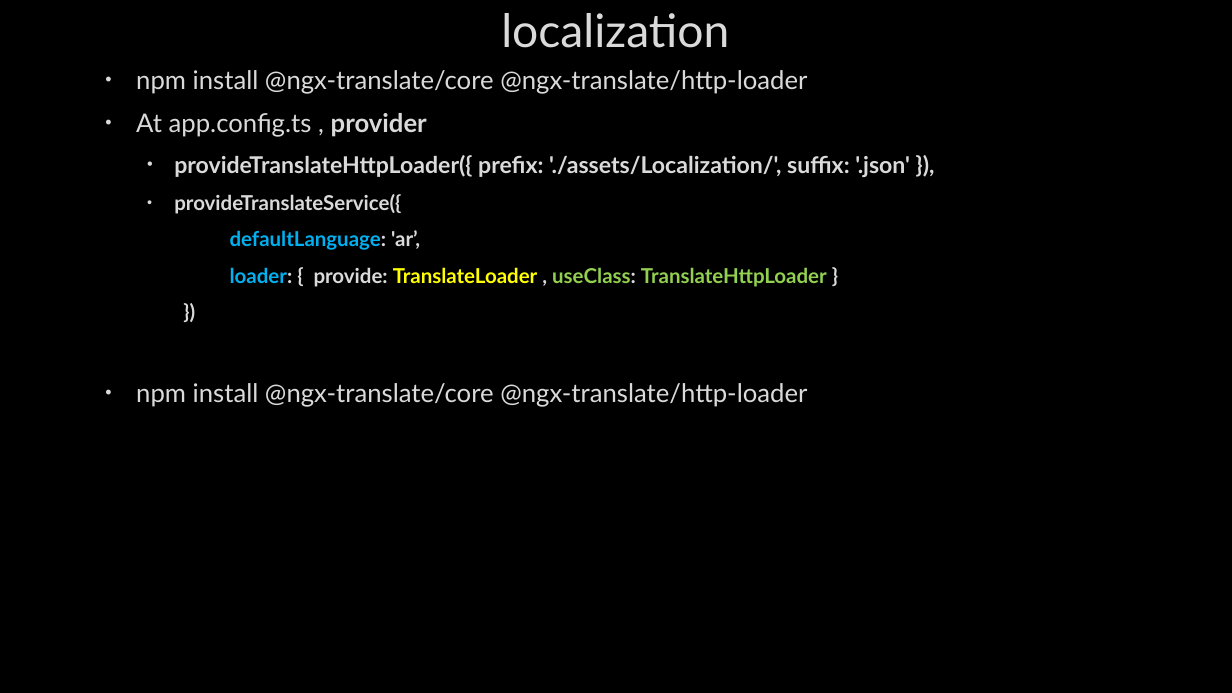
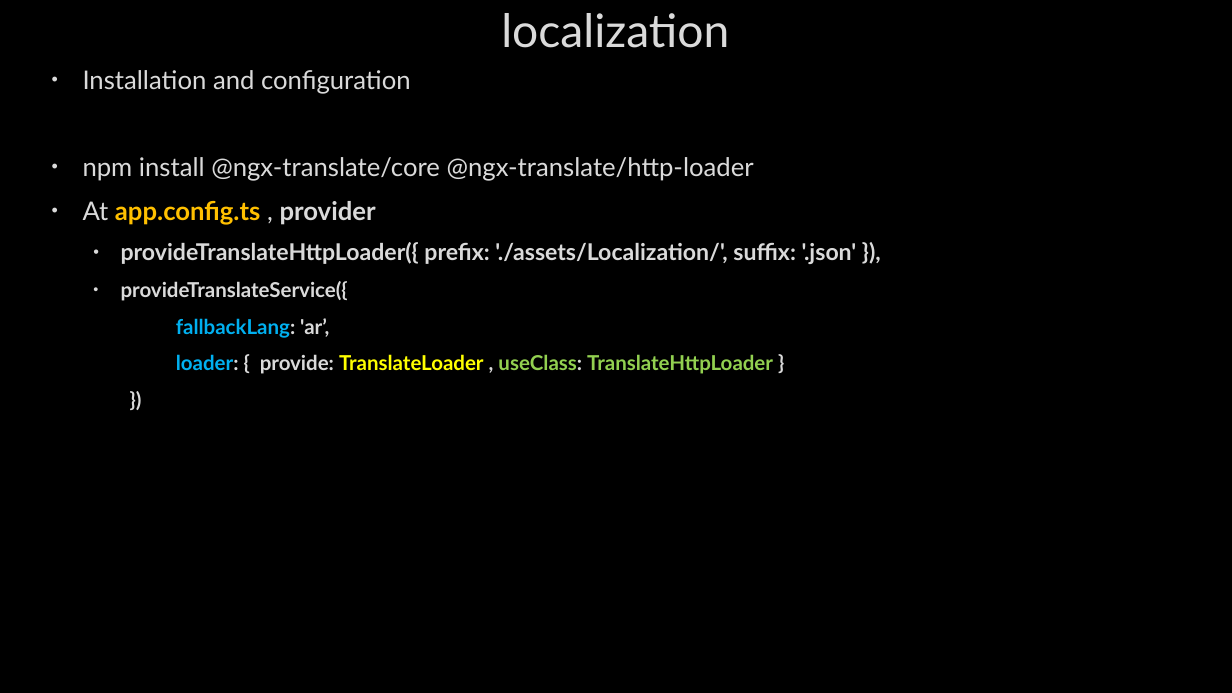
Before and after one commit to AhmedMohamedSamir1/Summary, a slide deck: slide 101 of Angular & type script/Angular.pptx (slide 89 before the commit). Drawn at 1232x693 pixels with LibreOffice and Linux fonts; fonts in the diff are those of the drawing; background and template pictures are left out. Boxes give left, top, right and bottom in pixels: in the first picture for what was removed or moved away, otherwise in the second. Text is boxed around its words. In the diff, an @@ line names an element or a change of style, - is before the commit and + after.

```diff
--- a/Angular & type script/Angular.pptx
+++ b/Angular & type script/Angular.pptx
@@ text "Installation and configuration": place and size @@
-text "Installation and configuration" at [136,70,910,407]
+text "Installation and configuration" at [83,70,857,374]
@@ text at [83,70,411,94]: paragraph added @@
+• Installation and configuration
@@ text at [83,201,376,225]: text colour #DADADA to #FFC000, bold on in "app.config.ts" @@
@@ text at [176,318,329,338]: text changed @@
-    defaultLanguage: 'ar’,
+    fallbackLang: 'ar’,
@@ text at [136,383,807,407]: paragraph removed @@
-• npm install @ngx-translate/core @ngx-translate/http-loader
```
Also in this commit, not shown: 4 other slides changed, 22 slides added, 1 slide removed.
